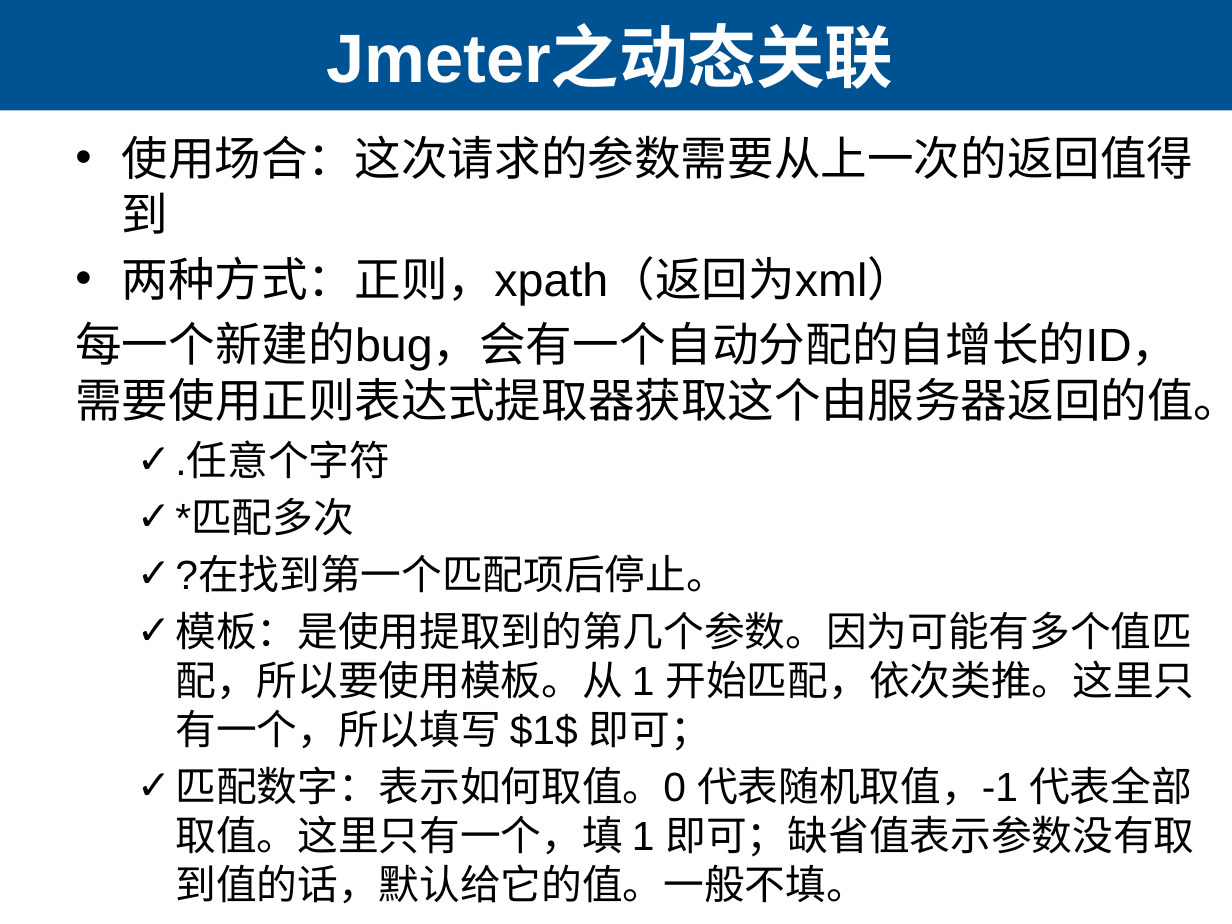
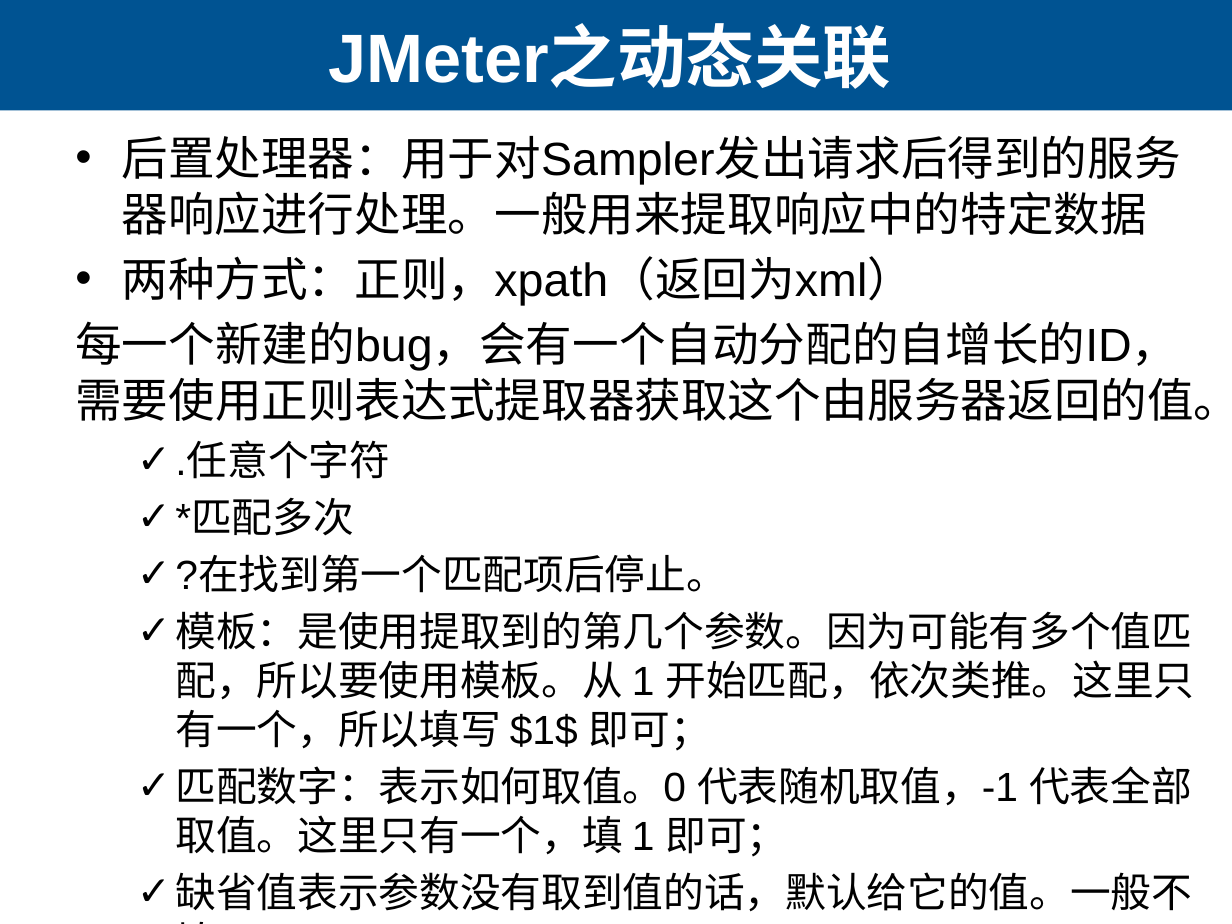
Before and after one commit to lihuanzhen/load-testing, a slide deck: slide 17 of 21 Jmeter的使用.pptx (slide 12 before the commit). Drawn at 1232x924 pixels with LibreOffice and Linux fonts; fonts in the diff are those of the drawing. Boxes give left, top, right and bottom in pixels: in the first picture for what was removed or moved away, otherwise in the second. Text is boxed around its words. In the diff, an @@ line names an element or a change of style, - is before the commit and + after.

```diff
--- a/21 Jmeter的使用.pptx
+++ b/21 Jmeter的使用.pptx
@@ title at [329,28,891,89]: text changed @@
-Jmeter之动态关联
+JMeter之动态关联
@@ text at [122,135,1181,235]: text changed; font Calibri to Arial @@
-• 使用场合：这次请求的参数需要从上一次的返回值得到
+• 后置处理器：用于对Sampler发出请求后得到的服务器响应进行处理。一般用来提取响应中的特定数据
@@ text at [175,766,1192,911]: text changed @@
-  ✓ 匹配数字：表示如何取值。0 代表随机取值，-1 代表全部取值。这里只有一个，填 1 即可；缺省值表示参数没有取到值的话，默认给它的值。一般不填。
+  ✓ 匹配数字：表示如何取值。0 代表随机取值，-1 代表全部取值。这里只有一个，填 1 即可；
+  ✓ 缺省值表示参数没有取到值的话，默认给它的值。一般不填。
```
Also in this commit, not shown: 12 other slides changed, 7 slides added, 1 other file.
